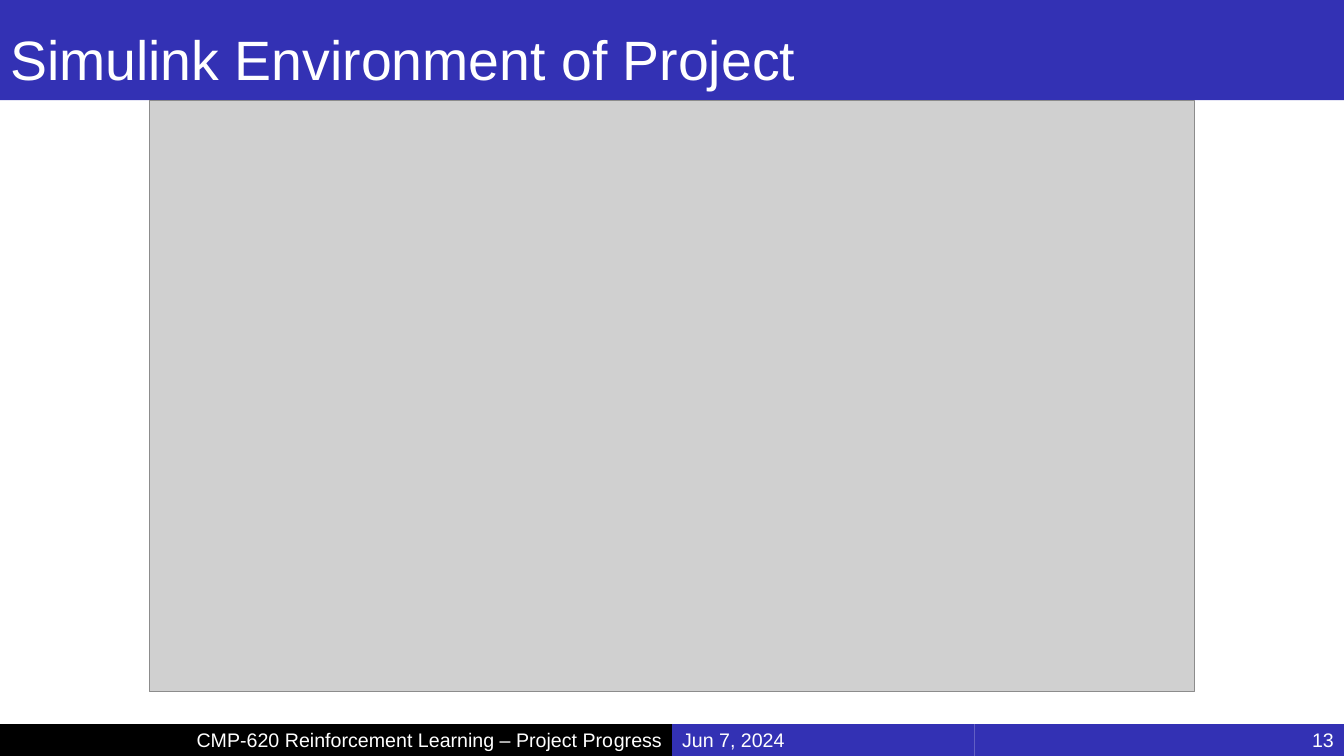
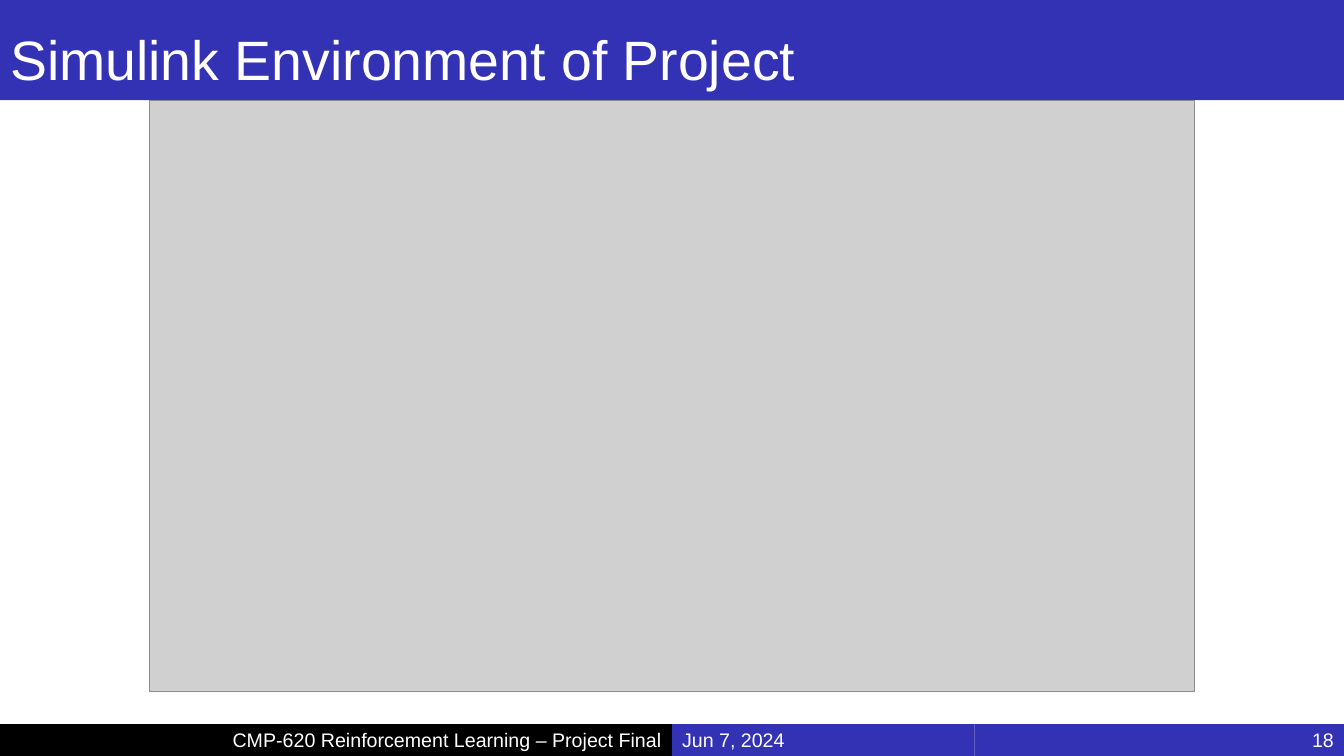
Before and after one commit to MucahidRidvanKaplan/ParrotQuadcopterRL, a slide deck: slide 18 of Presentations/Project_Final.pptx (slide 13 before the commit). Drawn at 1344x756 pixels with LibreOffice and Linux fonts; fonts in the diff are those of the drawing; grey boxes stand for pictures; background and template pictures are left out. Boxes give left, top, right and bottom in pixels: in the first picture for what was removed or moved away, otherwise in the second. Text is boxed around its words. In the diff, an @@ line names an element or a change of style, - is before the commit and + after.

```diff
--- a/Presentations/Project_Final.pptx
+++ b/Presentations/Project_Final.pptx
@@ text in rectangle at [233, 732, 662, 751]: text changed @@
-CMP-620 Reinforcement Learning – Project Progress
+CMP-620 Reinforcement Learning – Project Final
@@ page number at [1312, 733, 1334, 747]: text changed @@
-13
+18
```
Also in this commit, not shown: 20 other slides changed, 8 slides added.
